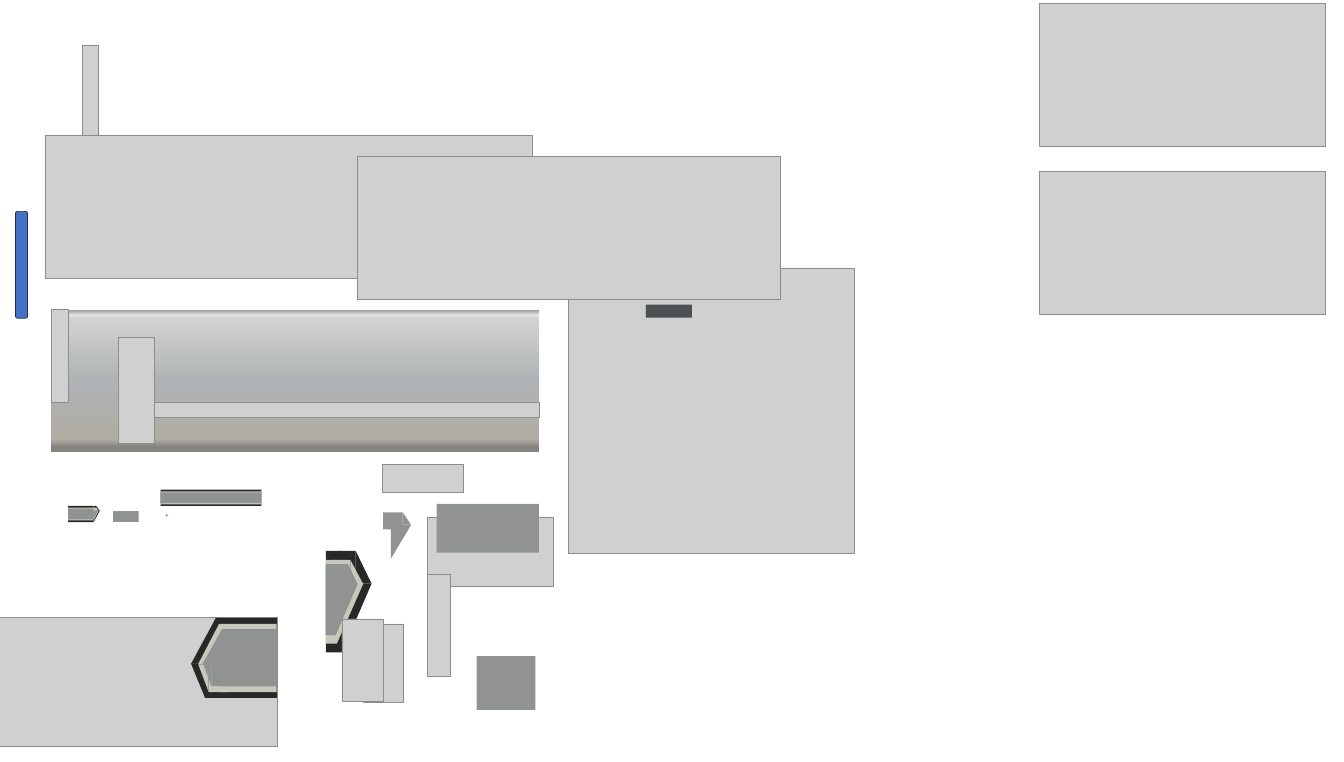
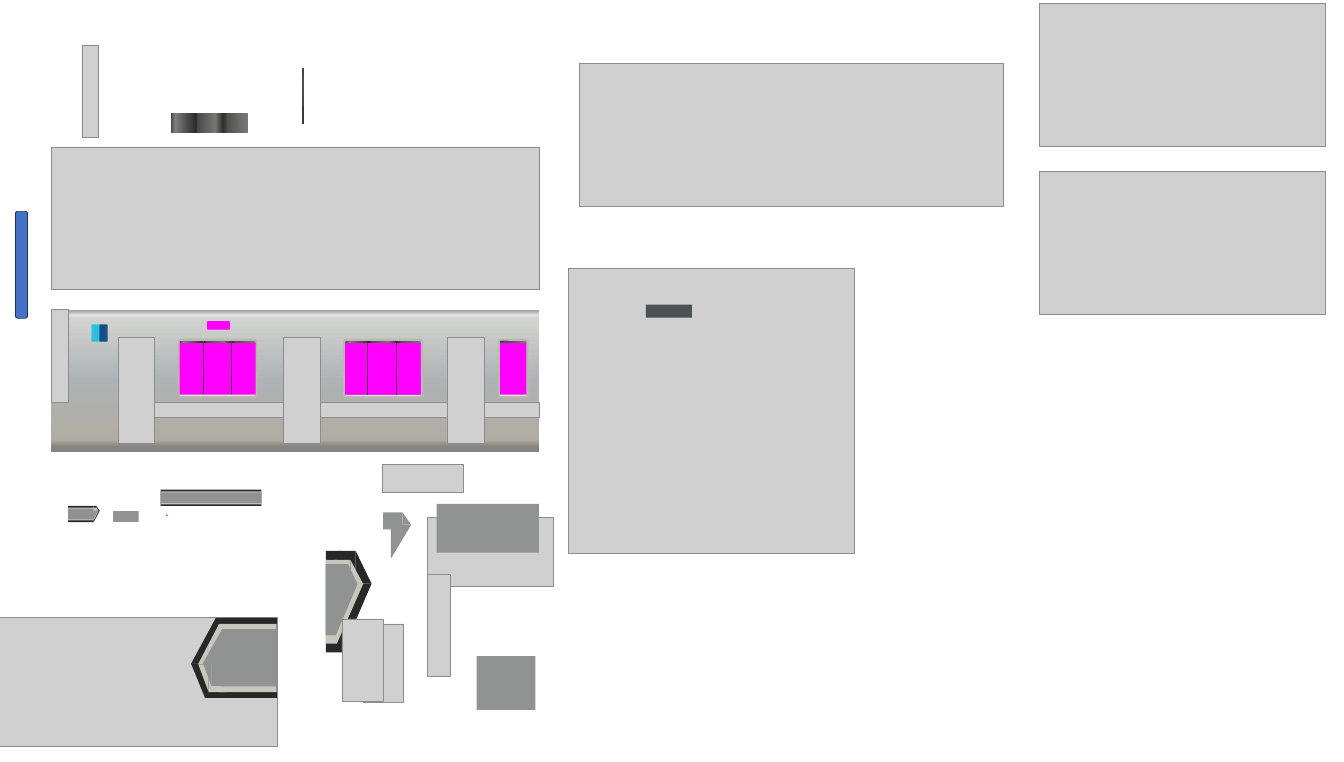
Before and after one commit to cydiawaltz/BveHibiya2, a slide deck: slide 1 of モデリング/車両/03/03.pptx. Drawn at 1344x762 pixels with LibreOffice and Linux fonts; fonts in the diff are those of the drawing; grey boxes stand for pictures; background and template pictures are left out. Boxes give left, top, right and bottom in pixels: in the first picture for what was removed or moved away, otherwise in the second. Text is boxed around its words. In the diff, an @@ line names an element or a change of style, - is before the commit and + after.

```diff
--- a/モデリング/車両/03/03.pptx
+++ b/モデリング/車両/03/03.pptx
@@ rectangle added at (302,68,304,124), fill gradient #464646 to #4F4F4F to #494949 to #3A3939 @@
@@ picture: place and size @@
-picture at (357,156,781,299)
+picture at (579,64,1003,206)
@@ rectangle added at (171,113,248,133), fill gradient #434342 to #7D7D7D to #2A2A2A to #4C4C4C to #777674 to #2E2E2E to #565553 to #787878 @@
@@ picture: place and size @@
-picture at (45,135,532,278)
+picture at (51,147,539,289)
@@ rounded rectangle added at (92,326,99,341), fill gradient #3CBDD7 to #27C0DB to #28C0DD to #26C9E4 @@
@@ rounded rectangle added at (100,326,107,341), fill gradient #124681 to #134F86 to #154B83 to #155086 to #255288 @@
@@ rounded rectangle added at (207,321,230,330), fill #FF00FF @@
@@ rounded rectangle added at (178,340,256,397), fill #FF00FF @@
@@ rounded rectangle added at (179,340,256,343), fill gradient #434342 to #7D7D7D to #2A2A2A to #4C4C4C to #777674 to #2E2E2E to #565553 to #787878 @@
@@ rounded rectangle added at (179,340,257,397), outline #BCB8B0 3 pt @@
@@ rectangle added at (203,341,204,395), fill gradient #464646 to #4F4F4F to #494949 to #3A3939 @@
@@ rectangle added at (231,341,232,395), fill gradient #464646 to #4F4F4F to #494949 to #3A3939 @@
@@ picture added at (283,337,320,443) @@
@@ rounded rectangle added at (344,341,422,397), fill #FF00FF @@
@@ rounded rectangle added at (344,340,421,343), fill gradient #434342 to #7D7D7D to #2A2A2A to #4C4C4C to #777674 to #2E2E2E to #565553 to #787878 @@
@@ rounded rectangle added at (344,340,422,397), outline #BCB8B0 3 pt @@
@@ rectangle added at (367,341,369,395), fill gradient #333333 to #4F4F4F to #494949 to #3A3939 @@
@@ rectangle added at (396,341,397,395), fill gradient #333333 to #4F4F4F to #494949 to #3A3939 @@
@@ picture added at (447,337,483,443) @@
@@ rounded rectangle added at (498,340,527,396), fill #FF00FF @@
@@ rounded rectangle added at (499,340,527,397), outline #BCB8B0 3 pt @@
@@ rounded rectangle added at (500,340,527,343), fill gradient #434342 to #787878 to #2A2A2A to #7D7D7D to #565553 to #777674 to #2E2E2E @@
@@ rounded rectangle added at (179,395,256,397), fill #E6ECEC @@
@@ rounded rectangle added at (344,395,421,397), fill #E6ECEC @@
@@ rounded rectangle added at (499,395,527,397), fill #E6ECEC @@
```
Also in this commit, not shown: 3 other files.
